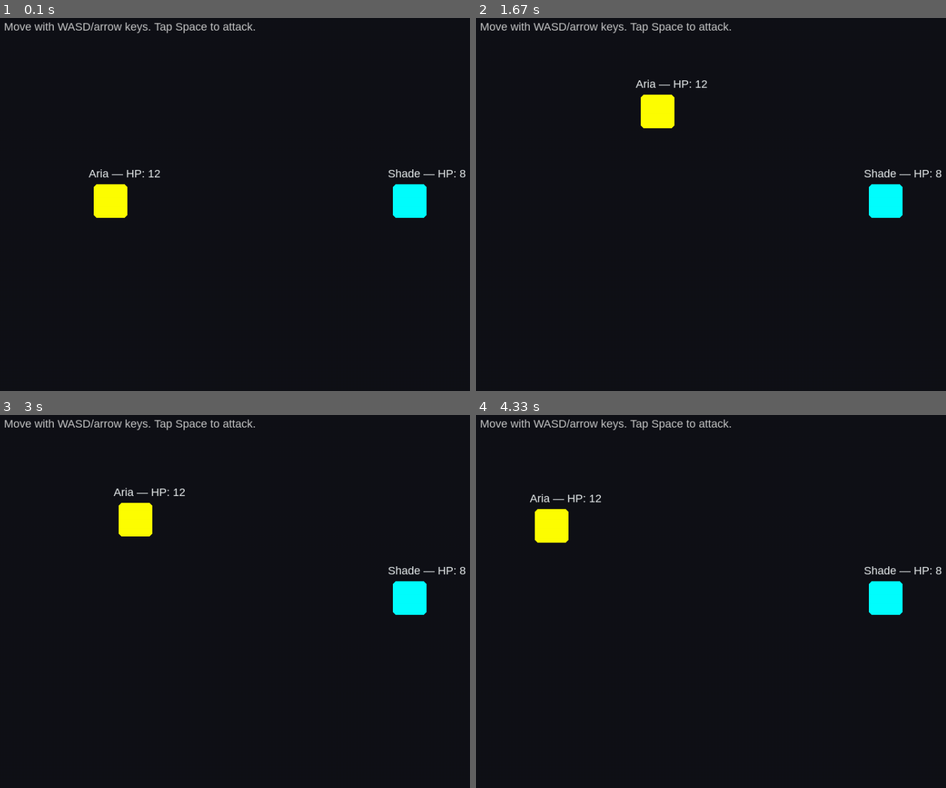
Above: before the commit, frames 1-4 (two rows, left to right).
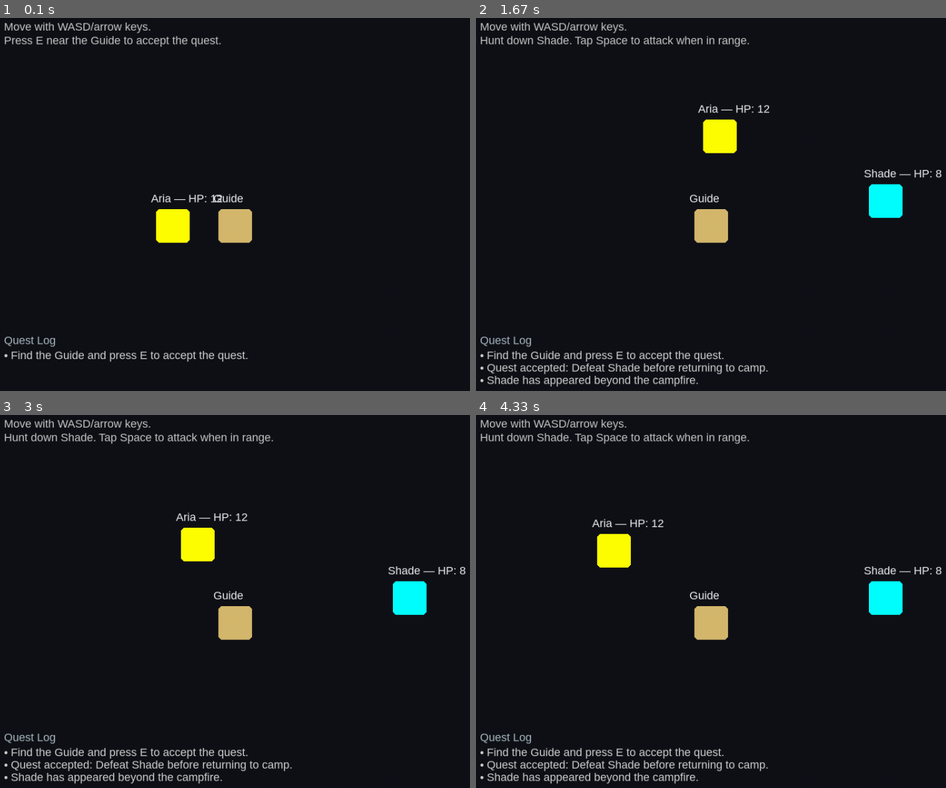
Above: after the commit, the same moments.

Repository: cjdevito11/PyGame
Game: pygame game, started from ui/game.py
Same seed, same stepped clock (60 frames per second), same inputs: the game is played once before the commit and once after it.
Inputs:
- Up to frame 1 (0.1 s): no input
- Up to frame 2 (1.67 s): hold Right 0.33-0.8 s; hold E 0.83-1.13 s; hold Up 0.83-1.13 s; hold Up 1.17-1.47 s; hold Right from 1.5 s (still down)
- Up to frame 3 (3 s): release Right at 1.97 s; hold Left 2-2.53 s; tap Space at 2.57 s; hold E from 2.9 s (still down); hold Down from 2.9 s (still down)
- Up to frame 4 (4.33 s): release E at 3.2 s; release Down at 3.2 s; hold Down 3.23-3.53 s; hold Left 3.57-3.97 s; hold Up from 4 s (still down)

The runs differ from the first frame. In frame 1, 4.5% of the frame differs, in the area x 0-100%, y 1-93%; in frame 2, 5.0%, in the area x 0-63%, y 1-99%; in frame 3, 5.0%; in frame 4, 5.0%.

Commit message:
Add start area quest flow and new quest states

Diff:
--- a/systems/quests.py
+++ b/systems/quests.py
@@ -17,7 +17,8 @@
     trigger_event: str
     owner: str | None = None
     reward_gold: int = 0
-    status: str = "new"
+    condition: Callable[[Event], bool] | None = None
+    status: str = "available"
 
 
 class QuestSystem:
@@ -27,6 +28,8 @@
         self.bus = bus
         self.quests: Dict[str, QuestRecord] = {}
         self.logger = get_logger(__name__)
+        self.bus.subscribe("quest.accepted", self._on_accept_event)
+        self.bus.subscribe("quest.turned_in", self._on_turn_in_event)
 
     def register_quest(
         self,
@@ -44,9 +47,10 @@
             trigger_event=trigger_event,
             owner=owner,
             reward_gold=reward_gold,
+            condition=condition,
         )
         self.quests[identifier] = record
-        self.bus.subscribe(trigger_event, lambda event: self._handle_trigger(record, event, condition))
+        self.bus.subscribe(trigger_event, lambda event: self._handle_trigger(record.identifier, event))
         log_with_fields(
             self.logger,
             logging.INFO,
@@ -56,12 +60,11 @@
             owner=owner or "<none>",
         )
 
-    def _handle_trigger(
-        self, quest: QuestRecord, event: Event, condition: Callable[[Event], bool] | None
-    ) -> QuestRecord:
-        if quest.status == "completed":
+    def _handle_trigger(self, quest_id: str, event: Event) -> QuestRecord:
+        quest = self.quests[quest_id]
+        if quest.status != "accepted":
             return quest
-        if condition and not condition(event):
+        if quest.condition and not quest.condition(event):
             return quest
 
         quest.status = "completed"
@@ -69,7 +72,6 @@
             "quest.completed",
             quest=quest.identifier,
             owner=quest.owner,
-            reward_gold=quest.reward_gold,
         )
         log_with_fields(
             self.logger,
@@ -77,6 +79,49 @@
             "Quest completed",
             identifier=quest.identifier,
             owner=quest.owner or "<none>",
+        )
+        return quest
+
+    def accept_quest(self, identifier: str, *, owner: str | None = None) -> QuestRecord:
+        quest = self.quests[identifier]
+        if quest.status != "available":
+            return quest
+        quest.owner = owner or quest.owner
+        quest.status = "accepted"
+        log_with_fields(
+            self.logger,
+            logging.INFO,
+            "Quest accepted",
+            identifier=quest.identifier,
+            owner=quest.owner or "<none>",
+        )
+        return quest
+
+    def turn_in_quest(self, identifier: str) -> QuestRecord:
+        quest = self.quests[identifier]
+        if quest.status != "completed":
+            return quest
+        quest.status = "turned_in"
+        if quest.reward_gold:
+            self.bus.publish("economy.reward", recipient=quest.owner, reward_gold=quest.reward_gold)
+        log_with_fields(
+            self.logger,
+            logging.INFO,
+            "Quest turned in",
+            identifier=quest.identifier,
+            owner=quest.owner or "<none>",
             reward=quest.reward_gold,
         )
         return quest
+
+    def _on_accept_event(self, event: Event) -> QuestRecord:
+        quest_id = event.payload["quest"]
+        owner = event.payload.get("owner")
+        return self.accept_quest(quest_id, owner=owner)
+
+    def _on_turn_in_event(self, event: Event) -> QuestRecord:
+        quest_id = event.payload["quest"]
+        quest = self.turn_in_quest(quest_id)
+        if quest.status == "turned_in":
+            event.payload["reward_gold"] = quest.reward_gold
+        return quest
--- a/tests/test_content_exercises.py
+++ b/tests/test_content_exercises.py
@@ -65,14 +65,17 @@
             )
 
         quest = quests.quests["talk-to-elder"]
+        bus.publish("quest.accepted", quest="talk-to-elder", owner="Aria")
 
-        # Wrong branch: quest should stay untouched.
+        # Wrong branch: quest should stay accepted.
         bus.publish("npc.choice", choice="leave")
-        self.assertEqual(quest.status, "new")
+        self.assertEqual(quest.status, "accepted")
 
-        # Helpful branch: completes and emits a reward event.
+        # Helpful branch: completes and then turns in for the reward event.
         bus.publish("npc.choice", choice="help-village")
         self.assertEqual(quest.status, "completed")
+        bus.publish("quest.turned_in", quest="talk-to-elder", owner="Aria")
+        self.assertEqual(quest.status, "turned_in")
 
 
 if __name__ == "__main__":
--- a/tests/test_event_systems.py
+++ b/tests/test_event_systems.py
@@ -48,12 +48,16 @@
         reward_gold=7,
         condition=lambda event: event.payload.get("defender") == "Shade",
     )
+    bus.publish("quest.accepted", quest="defeat-shade", owner="Aria")
 
     bus.publish("combat.attack", attacker="Aria", defender="Shade", weapon="bronze_sword")
 
     assert "applied" in bonus_log
     assert combat.characters["Shade"].hit_points <= 0
     assert quests.quests["defeat-shade"].status == "completed"
+
+    bus.publish("quest.turned_in", quest="defeat-shade", owner="Aria")
+    assert quests.quests["defeat-shade"].status == "turned_in"
     assert economy.wallets["Aria"] == 12  # 5 starting gold + 7 reward
 
     bus.publish(
--- a/tests/test_game_setup.py
+++ b/tests/test_game_setup.py
@@ -94,7 +94,7 @@
 
 
 from ui.context import build_context
-from ui.game import DEFAULT_ENEMY_NAME, PLAYER_NAME, PygameMMO
+from ui.game import DEFAULT_ENEMY_NAME, PLAYER_NAME, PygameMMO, QUEST_GIVER_NAME
 
 DATA_DIR = Path(__file__).resolve().parent.parent / "data"
 
@@ -105,6 +105,11 @@
         game = PygameMMO(context)
 
         self.assertIn(PLAYER_NAME, game.actors)
+        self.assertIn(QUEST_GIVER_NAME, game.actors)
+        self.assertNotIn(DEFAULT_ENEMY_NAME, game.actors)
+
+        game.bus.publish("quest.accepted", quest="defeat-shade", owner=PLAYER_NAME)
+        game._maybe_spawn_target()
         self.assertIn(DEFAULT_ENEMY_NAME, game.actors)
 
         player_rect = game.actors[PLAYER_NAME].rect
@@ -116,6 +121,8 @@
         game = PygameMMO(context)
 
         player = game.actors[PLAYER_NAME]
+        game.bus.publish("quest.accepted", quest="defeat-shade", owner=PLAYER_NAME)
+        game._maybe_spawn_target()
         target = game.actors[DEFAULT_ENEMY_NAME]
         player.rect.topleft = target.rect.topleft
 
--- a/ui/game.py
+++ b/ui/game.py
@@ -16,6 +16,7 @@
 BACKGROUND = (16, 18, 24)
 PLAYER_NAME = "Aria"
 DEFAULT_ENEMY_NAME = "Shade"
+QUEST_GIVER_NAME = "Guide"
 DEFAULT_DATA_PATH = Path(__file__).resolve().parent.parent / "data"
 
 
@@ -51,22 +52,37 @@
     def __init__(self, context: GameContext, target: str = DEFAULT_ENEMY_NAME) -> None:
         self.context = context
         self.target_name = target
-        self.actors: Dict[str, Actor] = self._spawn_actors()
         self.bus: EventBus = context.bus
         self.running = False
         self.font: pygame.font.Font | None = None
-
-    def _spawn_actors(self) -> Dict[str, Actor]:
+        self.quest_log: list[str] = []
+        self.target_spawned = False
+        self.target_defeated = False
+        self.actors: Dict[str, Actor] = self._spawn_start_area()
+        self.bus.subscribe("quest.completed", self._on_quest_completed)
+        self.bus.subscribe("quest.turned_in", self._on_quest_turned_in)
+
+    def _spawn_start_area(self) -> Dict[str, Actor]:
         definitions = self.context.bundle.characters.definitions()
         appearances = self.context.bundle.appearances
         actors: Dict[str, Actor] = {}
 
-        start_positions = [(160, 280), (640, 280), (320, 160), (480, 440)]
-        for index, (name, combatant) in enumerate(self.context.combat.characters.items()):
-            appearance_name = definitions[name]["appearance"]
-            appearance = appearances.create(appearance_name)
-            rect = pygame.Rect(start_positions[index % len(start_positions)], (54, 54))
-            actors[name] = Actor(name=name, color=pygame.Color(appearance.color), rect=rect)
+        hero_definition = definitions.get(PLAYER_NAME, {})
+        hero_appearance = appearances.create(hero_definition.get("appearance", "hero"))
+        actors[PLAYER_NAME] = Actor(
+            name=PLAYER_NAME,
+            color=pygame.Color(hero_appearance.color),
+            rect=pygame.Rect((260, 320), (54, 54)),
+        )
+
+        guide_color = pygame.Color(214, 185, 110)
+        actors[QUEST_GIVER_NAME] = Actor(
+            name=QUEST_GIVER_NAME,
+            color=guide_color,
+            rect=pygame.Rect((360, 320), (54, 54)),
+            speed=0,
+        )
+        self.quest_log.append("Find the Guide and press E to accept the quest.")
         return actors
 
     def _handle_input(self, dt: float) -> None:
@@ -98,26 +114,106 @@
             self.bus.publish("combat.attack", attacker=player.name, defender=target.name)
             player.trigger_attack()
 
+    def _quest_status(self) -> str:
+        record = self.context.quests.quests.get("defeat-shade")
+        return record.status if record else "unknown"
+
+    def _player_near(self, actor_name: str, radius: int = 12) -> bool:
+        player = self.actors.get(PLAYER_NAME)
+        actor = self.actors.get(actor_name)
+        if not player or not actor:
+            return False
+        return player.rect.colliderect(actor.rect.inflate(radius, radius))
+
+    def _handle_interaction(self) -> None:
+        if not self._player_near(QUEST_GIVER_NAME):
+            return
+
+        status = self._quest_status()
+        if status == "available":
+            self.bus.publish("quest.accepted", quest="defeat-shade", owner=PLAYER_NAME)
+            self.quest_log.append("Quest accepted: Defeat Shade before returning to camp.")
+        elif status == "completed":
+            self.bus.publish("quest.turned_in", quest="defeat-shade", owner=PLAYER_NAME)
+            self.quest_log.append("Quest turned in: The Guide rewards your effort.")
+
+    def _maybe_spawn_target(self) -> None:
+        if self.target_spawned or self._quest_status() != "accepted":
+            return
+
+        definitions = self.context.bundle.characters.definitions()
+        appearances = self.context.bundle.appearances
+        appearance_name = definitions[self.target_name]["appearance"]
+        appearance = appearances.create(appearance_name)
+        self.actors[self.target_name] = Actor(
+            name=self.target_name,
+            color=pygame.Color(appearance.color),
+            rect=pygame.Rect((640, 280), (54, 54)),
+        )
+        self.target_spawned = True
+        self.quest_log.append("Shade has appeared beyond the campfire.")
+
     def _render(self, screen: pygame.Surface) -> None:
         screen.fill(BACKGROUND)
         assert self.font is not None
 
         for name, actor in self.actors.items():
             pygame.draw.rect(screen, actor.color, actor.rect, border_radius=6)
-            combatant = self.context.combat.characters[name]
-            hp_text = self.font.render(f"{name} — HP: {combatant.hit_points}", True, (236, 240, 241))
+            combatant = self.context.combat.characters.get(name)
+            label = f"{name}"
+            if combatant:
+                label = f"{name} — HP: {combatant.hit_points}"
+            hp_text = self.font.render(label, True, (236, 240, 241))
             screen.blit(hp_text, (actor.rect.x - 8, actor.rect.y - 28))
 
-        prompt = self.font.render("Move with WASD/arrow keys. Tap Space to attack.", True, (200, 200, 200))
-        screen.blit(prompt, (16, 16))
+        prompts: list[str] = ["Move with WASD/arrow keys."]
+        status = self._quest_status()
+        if status == "available":
+            prompts.append("Press E near the Guide to accept the quest.")
+        elif status == "accepted":
+            prompts.append("Hunt down Shade. Tap Space to attack when in range.")
+        elif status == "completed":
+            prompts.append("Return to the Guide and press E to turn in the quest.")
+        elif status == "turned_in":
+            prompts.append("Quest complete! Explore the camp at your pace.")
+
+        for idx, message in enumerate(prompts):
+            prompt = self.font.render(message, True, (200, 200, 200))
+            screen.blit(prompt, (16, 16 + idx * 22))
+
+        if self._player_near(QUEST_GIVER_NAME):
+            interaction_text = "Press E to talk" if status != "turned_in" else "Enjoy the fire."
+            bubble = self.font.render(interaction_text, True, (240, 240, 240))
+            guide = self.actors[QUEST_GIVER_NAME]
+            screen.blit(bubble, (guide.rect.x - 8, guide.rect.y - 28))
+
+        log_title = self.font.render("Quest Log", True, (170, 186, 193))
+        screen.blit(log_title, (16, SCREEN_SIZE[1] - 120))
+        for idx, entry in enumerate(self.quest_log[-4:]):
+            log_line = self.font.render(f"• {entry}", True, (210, 210, 210))
+            screen.blit(log_line, (16, SCREEN_SIZE[1] - 96 + idx * 20))
 
         pygame.display.flip()
 
     def _handle_defeat(self) -> None:
         defender = self.context.combat.characters.get(self.target_name)
-        if defender and defender.hit_points <= 0:
+        if defender and defender.hit_points <= 0 and not self.target_defeated:
             log_with_fields(logger, logging.INFO, "Enemy defeated", defender=defender.name)
-            self.running = False
+            self.target_defeated = True
+            self.target_spawned = False
+            self.actors.pop(self.target_name, None)
+            self.quest_log.append("Shade is defeated. Return to the Guide.")
+
+    def _on_quest_completed(self, event) -> None:
+        quest_name = event.payload["quest"]
+        self.quest_log.append(f"Quest objective complete: {quest_name}.")
+
+    def _on_quest_turned_in(self, event) -> None:
+        reward = event.payload.get("reward_gold")
+        if reward:
+            self.quest_log.append(f"Received {reward} gold from the Guide.")
+        else:
+            self.quest_log.append("The Guide thanks you for your help.")
 
     def run(self) -> None:
         pygame.init()
@@ -131,13 +227,17 @@
             for event in pygame.event.get():
                 if event.type == pygame.QUIT:
                     self.running = False
-                if event.type == pygame.KEYDOWN and event.key == pygame.K_SPACE:
-                    self._attempt_attack()
+                if event.type == pygame.KEYDOWN:
+                    if event.key == pygame.K_SPACE:
+                        self._attempt_attack()
+                    if event.key == pygame.K_e:
+                        self._handle_interaction()
 
             for actor in self.actors.values():
                 actor.update_cooldown(dt)
 
             self._handle_input(dt)
+            self._maybe_spawn_target()
             self._handle_defeat()
             self._render(screen)
 
